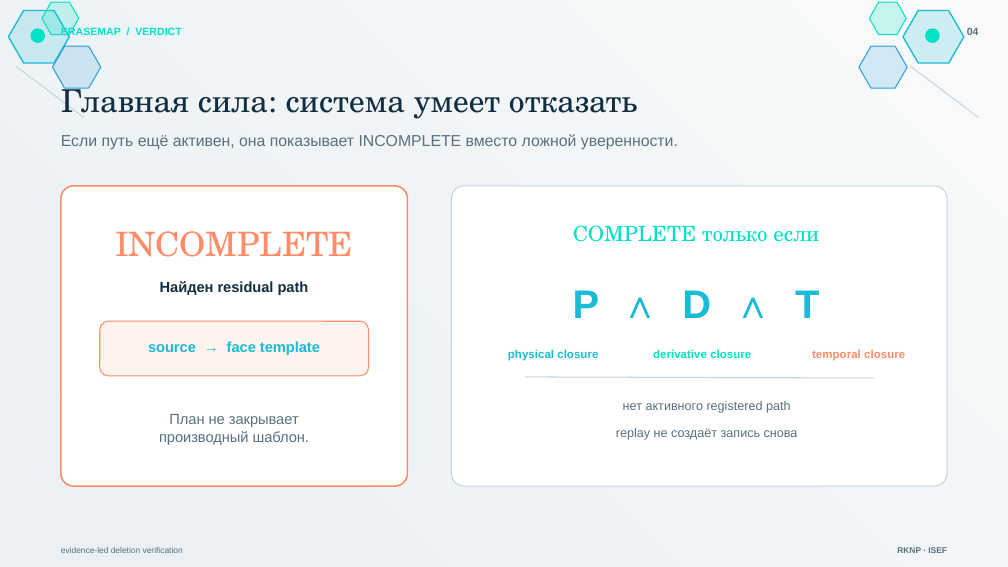
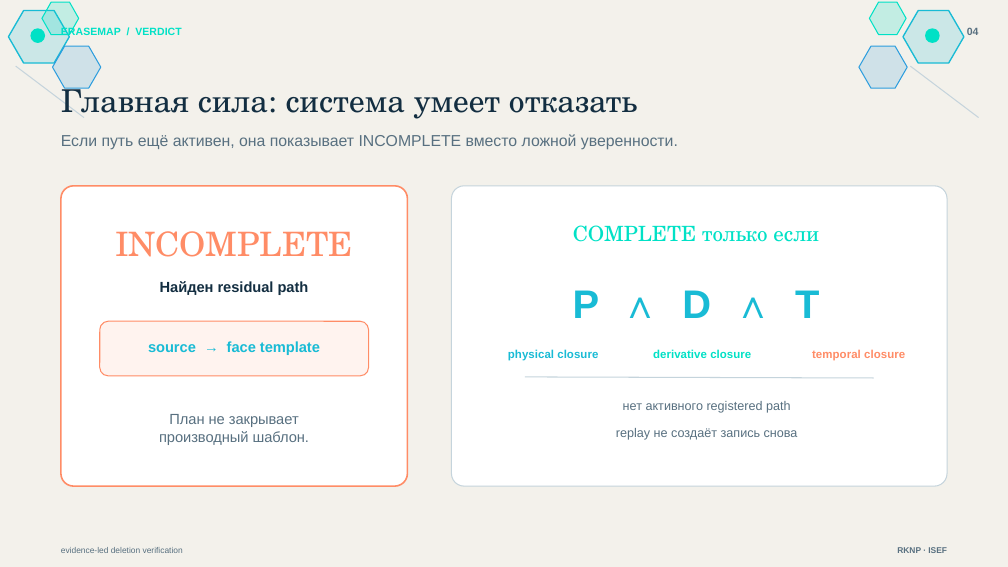
Before and after one commit to nazkari86-lab/erasemap, a slide deck: slide 4 of competition/EraSeMap_RKNP_ISEF_RU_MIXED.pptx. Drawn at 1008x567 pixels with LibreOffice and Linux fonts; fonts in the diff are those of the drawing. Boxes give left, top, right and bottom in pixels: in the first picture for what was removed or moved away, otherwise in the second. Text is boxed around its words. In the diff, an @@ line names an element or a change of style, - is before the commit and + after.

Commit message:
style: unify presentation background

```diff
--- a/competition/EraSeMap_RKNP_ISEF_RU_MIXED.pptx
+++ b/competition/EraSeMap_RKNP_ISEF_RU_MIXED.pptx
@@ background gradient #F7F9FA to #EAF0F3 to #F3F1EB @@
```
Also in this commit, not shown: 12 other slides changed, 3 other files.
